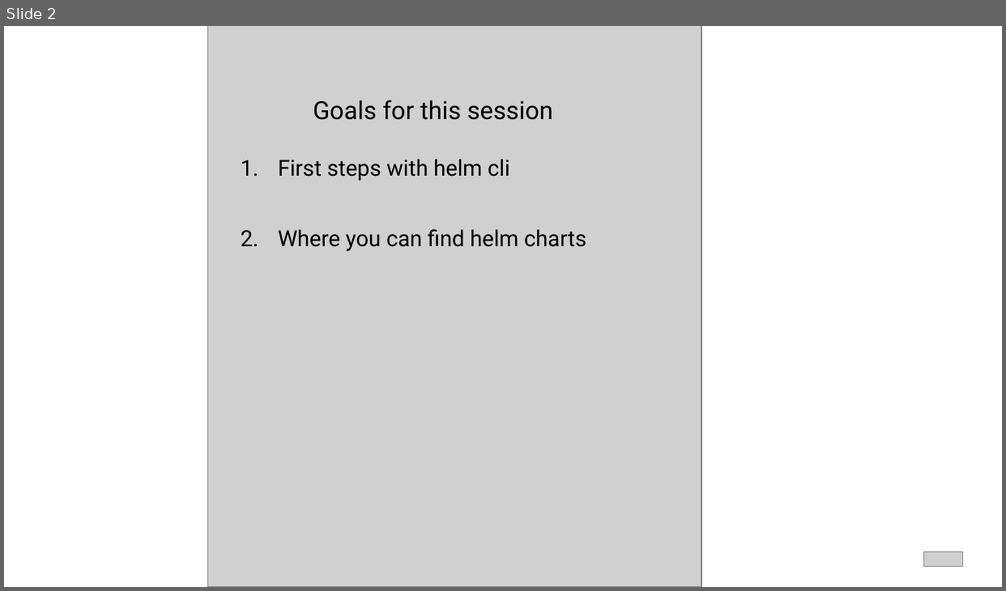
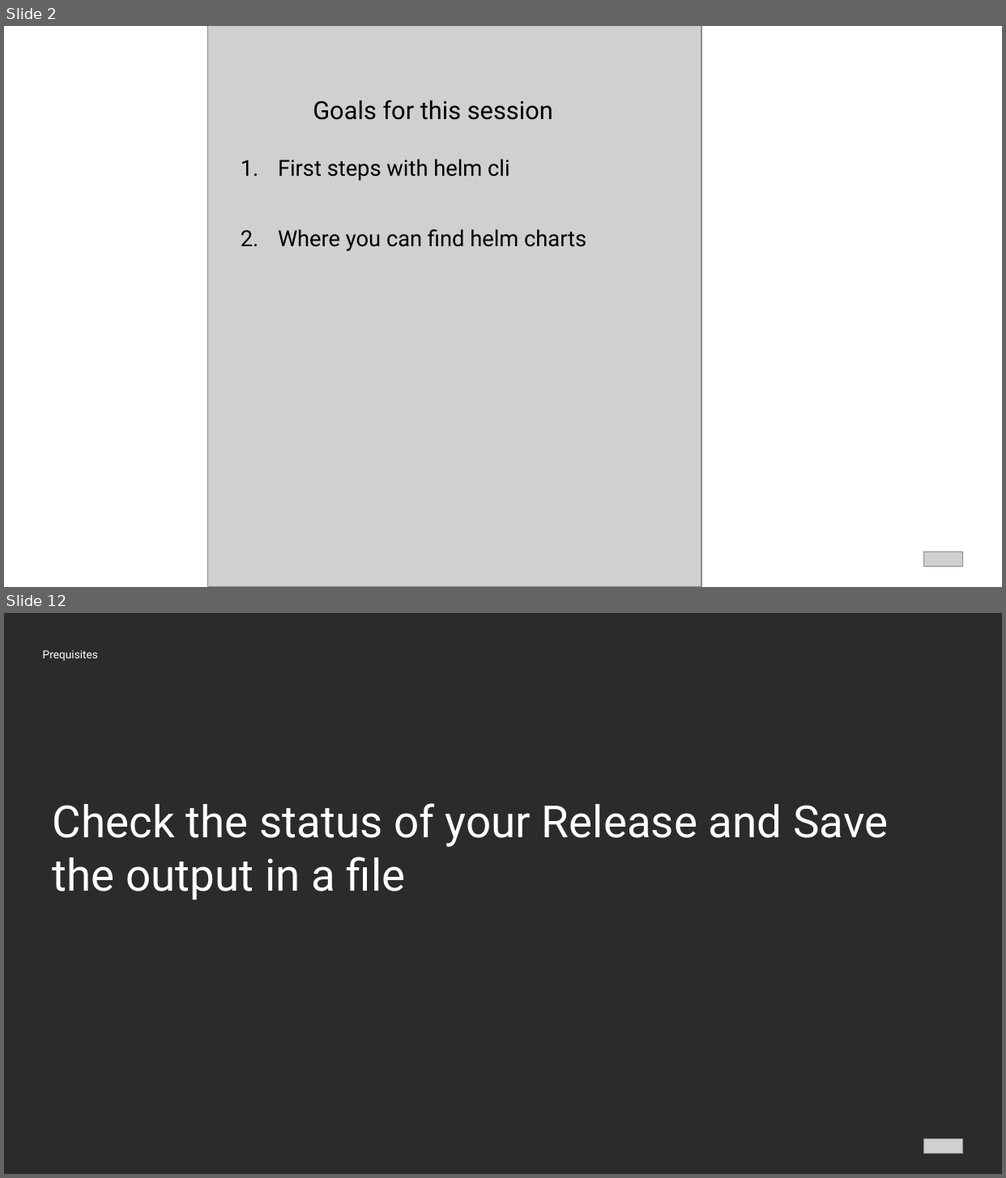
Before and after one commit to Hassel93/helm_course, a slide deck: presentations/01_04_Helm_Cli.pptx. Shown one above the other, each under a label of ours: slide 2 before the commit, slides 2 and 12 after it; the slides between them are not shown. The pictures are 1006x591 and 1006x1178 pixels, drawn with LibreOffice and Linux fonts; fonts in the diff are those of the drawing; grey boxes stand for pictures; background and template pictures are left out; a plain dark background stands for a picture behind light text. Boxes give left, top, right and bottom in pixels: in the first picture for what was removed or moved away, otherwise in the second. Text is boxed around its words. In the diff, an @@ line names an element or a change of style, - is before the commit and + after.

```diff
--- a/presentations/01_04_Helm_Cli.pptx
+++ b/presentations/01_04_Helm_Cli.pptx
@@ slide 12 added at (x1=4, y1=613, x2=1002, y2=1174), background picture (left out) @@
@@ text added at (x1=43, y1=650, x2=98, y2=661), 8 pt, text #FFFFFF @@
+Prequisites
@@ text added at (x1=53, y1=803, x2=888, y2=900), 32 pt, text #FFFFFF @@
+Check the status of your Release and Save the output in a file
@@ picture added at (x1=924, y1=1139, x2=963, y2=1154) @@
```
Also in this commit, not shown: 4 slides changed, 11 other slides added, 38 other files.
